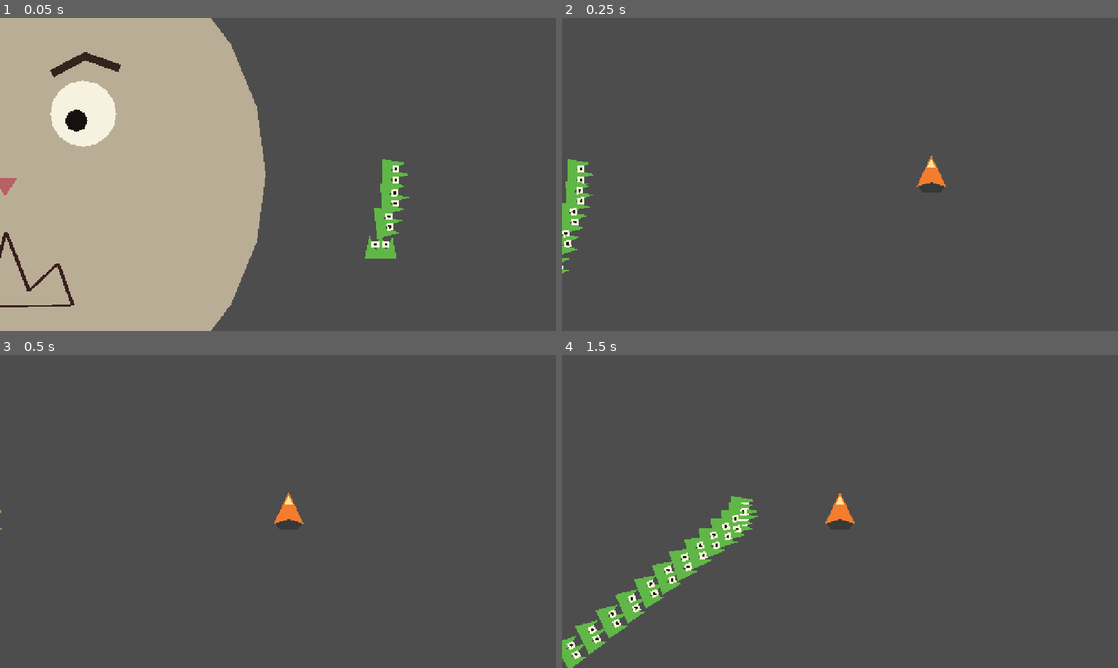
Above: before the commit, frames 1-4 (two rows, left to right).
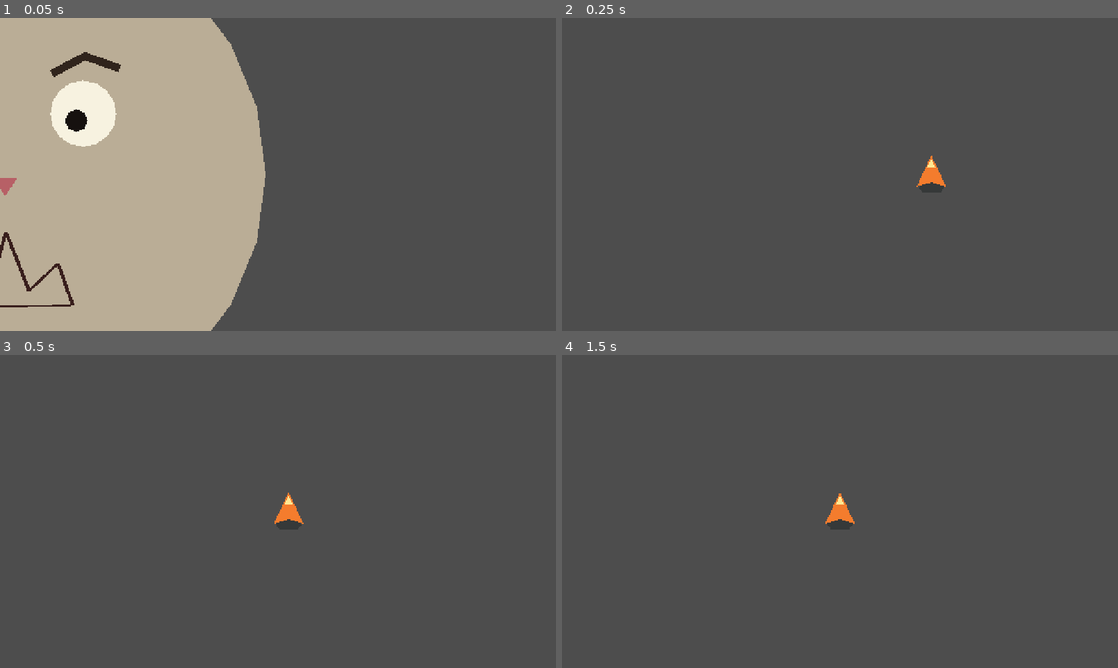
Above: after the commit, the same moments.

Repository: armikhalev/secret-sauce-godot
Game: Godot game, scene res://tests/giant_wo_lew_encounter_test.tscn
The game is run twice, just before and just after one commit, with the same random seed, the same clock (stepped at 60 frames per second) and the same inputs. This scene is started directly instead of the project's main scene.
Inputs (mouse positions are in pixels of both pictures, inside the frame that each line leads up to):
- Up to frame 1 (0.05 s): no input
- Up to frame 2 (0.25 s): no input
- Up to frame 3 (0.5 s): no input
- Up to frame 4 (1.5 s): tap Enter (menu_accept) at 0.5 s; move the mouse to (962, 495) at 0.52 s; hold Right (menu_right) 0.53-1.28 s; hold F (circle_hit) 0.53-1.28 s; click (962, 495) at 0.67 s; move the mouse to (728, 527) at 1.27 s; hold G (magnet_back) from 1.28 s (still down); tap = (zoom_in) at 1.35 s

The runs differ from the first frame. In frame 1, 1.1% of the frame differs, in the area x 65-74%, y 45-77%; in frame 2, 0.9%; in frame 3, less than 0.1%; in frame 4, 3.3%, in the area x 0-36%, y 45-100%.

Commit message:
scene-3:add spawn points for hostile lew

Diff:
--- a/scenes/scene-3.tscn
+++ b/scenes/scene-3.tscn
@@ -14,6 +14,21 @@
 [node name="PlayerInterface" parent="." unique_id=689812053 instance=ExtResource("2_interface")]
 
 [node name="BigWo" parent="." unique_id=409598696 instance=ExtResource("4_big_wo")]
+hostile_lew_spawn_points_path = NodePath("../HostileLewSpawnPoints")
+
+[node name="HostileLewSpawnPoints" type="Node2D" parent="." unique_id=275251219]
+
+[node name="Point1" type="Marker2D" parent="HostileLewSpawnPoints" unique_id=903168838]
+position = Vector2(-792, -588)
+
+[node name="Point2" type="Marker2D" parent="HostileLewSpawnPoints" unique_id=782775689]
+position = Vector2(817, -495)
+
+[node name="Point3" type="Marker2D" parent="HostileLewSpawnPoints" unique_id=1532179967]
+position = Vector2(-687, 269)
+
+[node name="Point4" type="Marker2D" parent="HostileLewSpawnPoints" unique_id=1867056634]
+position = Vector2(-318, 258)
 
 [node name="DoorToScene2" parent="." unique_id=1873825087 instance=ExtResource("3_exit")]
 position = Vector2(-540, 0)
--- a/scripts/big_wo.gd
+++ b/scripts/big_wo.gd
@@ -6,6 +6,7 @@
 @export var encounter_spawn_interval := 1.0
 @export var mouth_capture_radius := 105.0
 @export var encounter_spawn_radius := 440.0
+@export var hostile_lew_spawn_points_path: NodePath
 
 var player: CharacterBody2D
 var selected_answer := 0
@@ -113,8 +114,13 @@
 
 func _spawn_encounter_lew(spawn_index: int) -> void:
 	var lew := GIANT_WO_LEW_SCENE.instantiate() as CharacterBody2D
-	var angle := TAU * float(spawn_index) / float(encounter_lew_count)
-	lew.global_position = global_position + Vector2.RIGHT.rotated(angle) * encounter_spawn_radius
+	var spawn_points := get_node_or_null(hostile_lew_spawn_points_path)
+	if spawn_points != null and spawn_points.get_child_count() > 0:
+		var marker := spawn_points.get_child(spawn_index % spawn_points.get_child_count()) as Node2D
+		lew.global_position = marker.global_position
+	else:
+		var angle := TAU * float(spawn_index) / float(encounter_lew_count)
+		lew.global_position = global_position + Vector2.RIGHT.rotated(angle) * encounter_spawn_radius
 	get_tree().current_scene.add_child(lew)
 
 
--- a/scripts/giant_wo_lew.gd
+++ b/scripts/giant_wo_lew.gd
@@ -4,10 +4,12 @@
 @export var damage := 1
 @export var damage_distance := 34.0
 @export var damage_interval := 1.0
+@export var activation_radius := 100.0
 
 var player: CharacterBody2D
 var mouth: Node2D
 var damage_cooldown := 0.0
+var activated := false
 
 
 func _ready() -> void:
@@ -20,6 +22,11 @@
 	if not is_instance_valid(player):
 		player = get_tree().get_first_node_in_group("player") as CharacterBody2D
 		return
+	if not activated:
+		velocity = Vector2.ZERO
+		if global_position.distance_to(player.global_position) > activation_radius:
+			return
+		activated = true
 	if is_instance_valid(mouth) and mouth.has_method("contains_lew") and mouth.contains_lew(self):
 		mouth.consume_lew(self)
 		return
--- a/tests/giant_wo_lew_encounter_test.gd
+++ b/tests/giant_wo_lew_encounter_test.gd
@@ -8,10 +8,19 @@
 	var big_wo := (load("res://scenes/big_wo.tscn") as PackedScene).instantiate()
 	var left_exit := (load("res://scenes/scene_exit.tscn") as PackedScene).instantiate()
 	var right_exit := (load("res://scenes/scene_exit.tscn") as PackedScene).instantiate()
+	var spawn_points := Node2D.new()
+	spawn_points.name = "SpawnPoints"
+	var expected_spawn_positions := [Vector2(-700, -400), Vector2(700, -400), Vector2(-700, 400), Vector2(700, 400)]
+	for expected_position in expected_spawn_positions:
+		var marker := Marker2D.new()
+		marker.position = expected_position
+		spawn_points.add_child(marker)
 	big_wo.encounter_spawn_interval = 0.001
+	big_wo.hostile_lew_spawn_points_path = NodePath("../SpawnPoints")
 	add_child(player)
 	add_child(left_exit)
 	add_child(right_exit)
+	add_child(spawn_points)
 	add_child(big_wo)
 	player.global_position = Vector2(900, 0)
 	for frame in 120:
@@ -21,6 +30,12 @@
 	var pursuers := get_tree().get_nodes_in_group("giant_wo_lew")
 	assert(pursuers.size() == 100, "the encounter must spawn exactly one hundred eyed lew")
 	assert(big_wo.encounter_spawned == 100, "all one hundred lew must spawn one interval apart")
+	for expected_position in expected_spawn_positions:
+		var at_this_point := 0
+		for hostile_lew in pursuers:
+			if hostile_lew.global_position.is_equal_approx(expected_position):
+				at_this_point += 1
+		assert(at_this_point == 25, "each of the four points must receive 25 hostile lew")
 	await get_tree().physics_frame
 	assert(not left_exit.visible and not left_exit.monitoring, "the left door must lock during the encounter")
 	assert(not right_exit.visible and not right_exit.monitoring, "the right door must lock during the encounter")
@@ -29,7 +44,14 @@
 		if other_pursuer != pursuer:
 			other_pursuer.set("chase_speed", 0.0)
 			other_pursuer.set("damage", 0)
+	var dormant_position := pursuer.global_position
+	await get_tree().physics_frame
+	assert(not pursuer.activated and pursuer.global_position == dormant_position, "hostile lew must wait until found")
 	pursuer.global_position = Vector2(400, 0)
+	player.global_position = Vector2(490, 0)
+	await get_tree().physics_frame
+	assert(pursuer.activated, "hostile lew must activate when the player comes within 100 px")
+	player.global_position = Vector2(900, 0)
 	var position_before_chase := pursuer.global_position
 	await get_tree().physics_frame
 	await get_tree().physics_frame
--- a/tests/giant_wo_lew_wall_test.gd
+++ b/tests/giant_wo_lew_wall_test.gd
@@ -10,6 +10,7 @@
 	add_child(wall)
 	player.position = Vector2(180, 0)
 	pursuer.position = Vector2(-100, 0)
+	pursuer.activated = true
 	wall.position = Vector2.ZERO
 	wall.rotation = PI / 2.0
 	for frame in 90:
